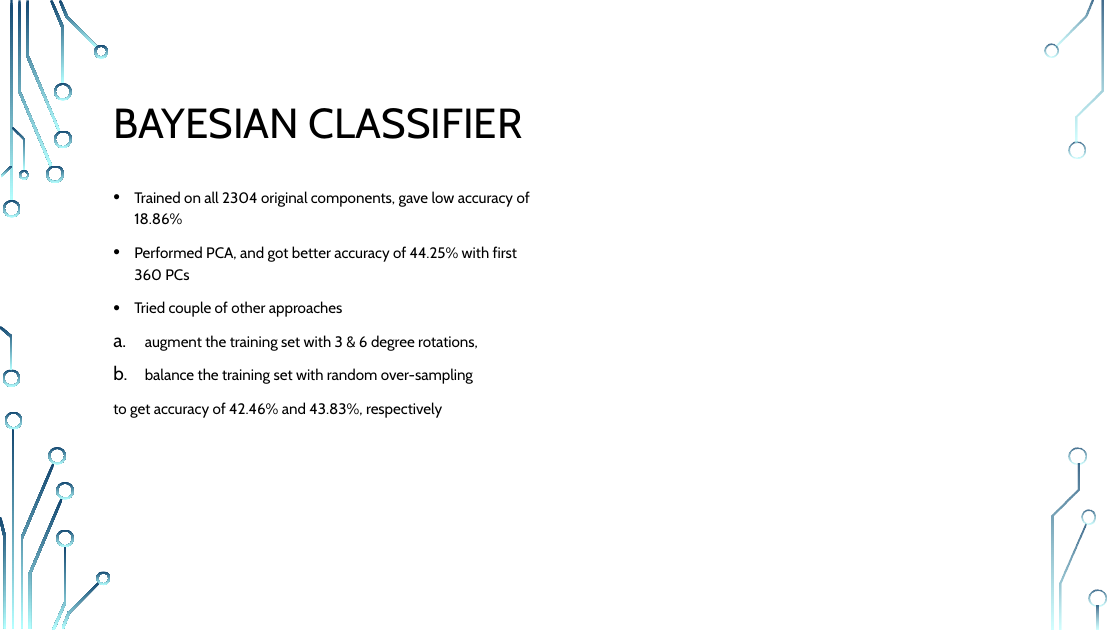
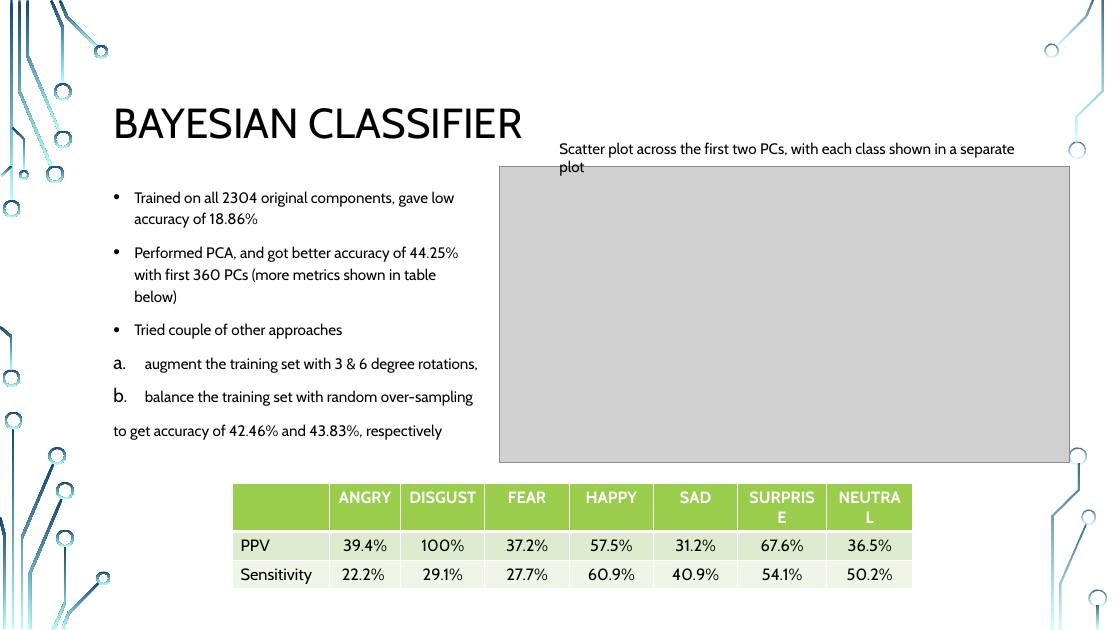
Before and after one commit to MR-KHILADI/Facial-Expression-Recognition, a slide deck: slide 7 of Final Project Draft.pptx. Drawn at 1120x630 pixels with LibreOffice and Linux fonts; fonts in the diff are those of the drawing; grey boxes stand for pictures; background and template pictures are left out. Boxes give left, top, right and bottom in pixels: in the first picture for what was removed or moved away, otherwise in the second. Text is boxed around its words. In the diff, an @@ line names an element or a change of style, - is before the commit and + after.

Commit message:
Add files via upload
(Vinod) added more metrics from Bayesian classifier, viz. related to observations

```diff
--- a/Final Project Draft.pptx
+++ b/Final Project Draft.pptx
@@ text added at <box>559,142,1014,176</box>, 13 pt, text #000000 @@
+Scatter plot across the first two PCs, with each class shown in a separate plot
@@ picture added at <box>499,166,1070,463</box> @@
@@ text at <box>134,246,459,304</box>: text changed @@
-• Performed PCA, and got better accuracy of 44.25% with first 360 PCs
+• Performed PCA, and got better accuracy of 44.25% with first 360 PCs (more metrics shown in table below)
@@ table added at <box>232,484,912,588</box>, 3 rows, 8 columns @@
+ | ANGRY | DISGUST | FEAR | HAPPY | SAD | SURPRISE | NEUTRAL
+PPV | 39.4% | 100% | 37.2% | 57.5% | 31.2% | 67.6% | 36.5%
+Sensitivity | 22.2% | 29.1% | 27.7% | 60.9% | 40.9% | 54.1% | 50.2%
```
Also in this commit, not shown: 1 other slide changed, 1 slide added.
